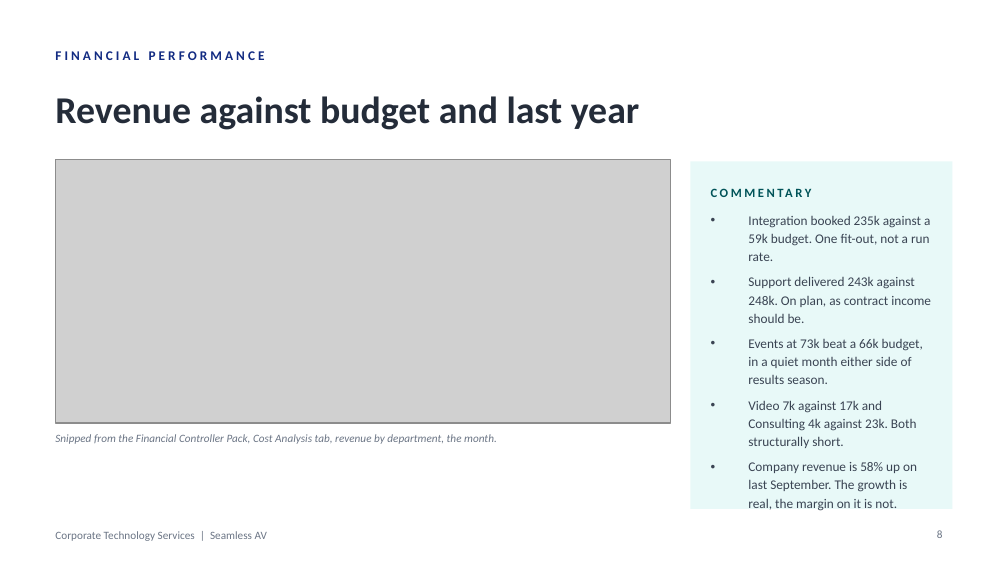
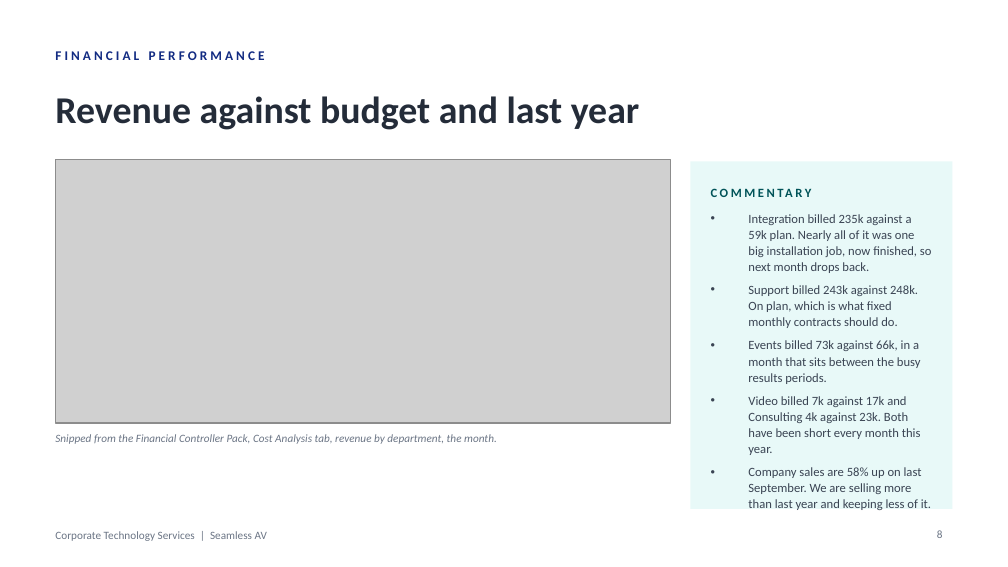
Before and after one commit to WesleyNelson-O33/Claude, a slide deck: slide 8 of deck/CTS Monthly Business Review - September 2026.pptx. Drawn at 1008x567 pixels with LibreOffice and Linux fonts; fonts in the diff are those of the drawing; grey boxes stand for pictures. Boxes give left, top, right and bottom in pixels: in the first picture for what was removed or moved away, otherwise in the second. Text is boxed around its words. In the diff, an @@ line names an element or a change of style, - is before the commit and + after.

```diff
--- a/deck/CTS Monthly Business Review - September 2026.pptx
+++ b/deck/CTS Monthly Business Review - September 2026.pptx
@@ text at [748,214,932,494]: text changed; size 9.5 to 9 pt @@
-• Integration booked 235k against a 59k budget. One fit-out, not a run rate.
-• Support delivered 243k against 248k. On plan, as contract income should be.
-• Events at 73k beat a 66k budget, in a quiet month either side of results season.
-• Video 7k against 17k and Consulting 4k against 23k. Both structurally short.
-• Company revenue is 58% up on last September. The growth is real, the margin on it is not.
+• Integration billed 235k against a 59k plan. Nearly all of it was one big installation job, now finished, so next month drops back.
+• Support billed 243k against 248k. On plan, which is what fixed monthly contracts should do.
+• Events billed 73k against 66k, in a month that sits between the busy results periods.
+• Video billed 7k against 17k and Consulting 4k against 23k. Both have been short every month this year.
+• Company sales are 58% up on last September. We are selling more than last year and keeping less of it.
```
Also in this commit, not shown: 8 other slides changed, 1 other file.
